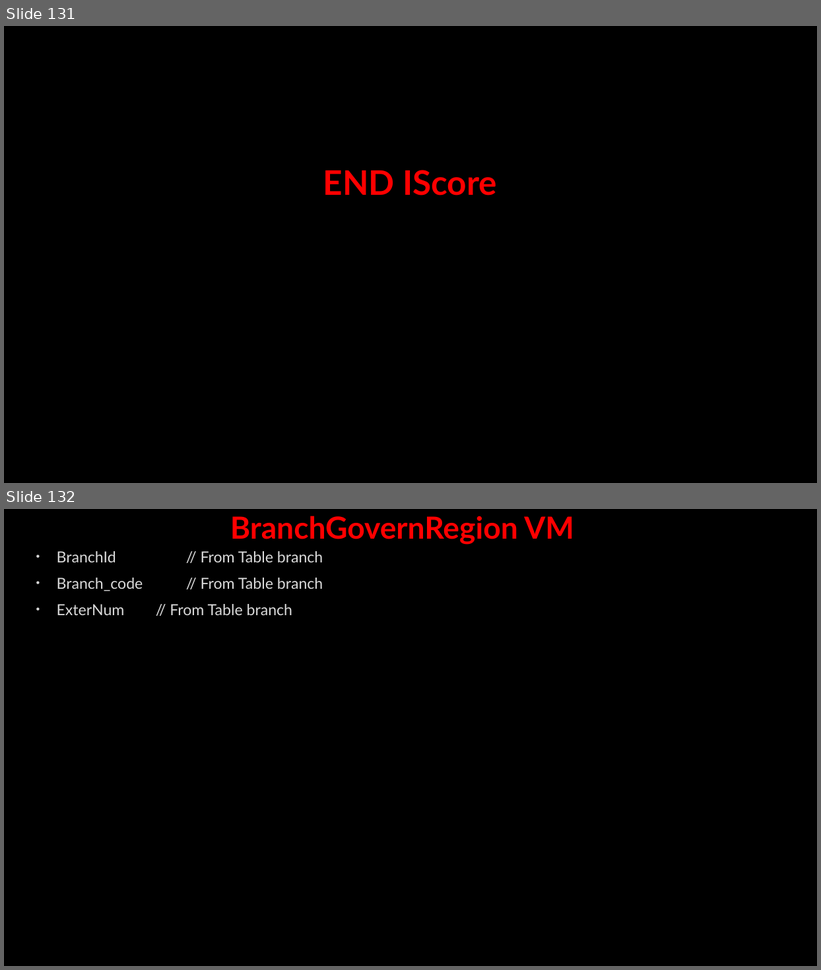
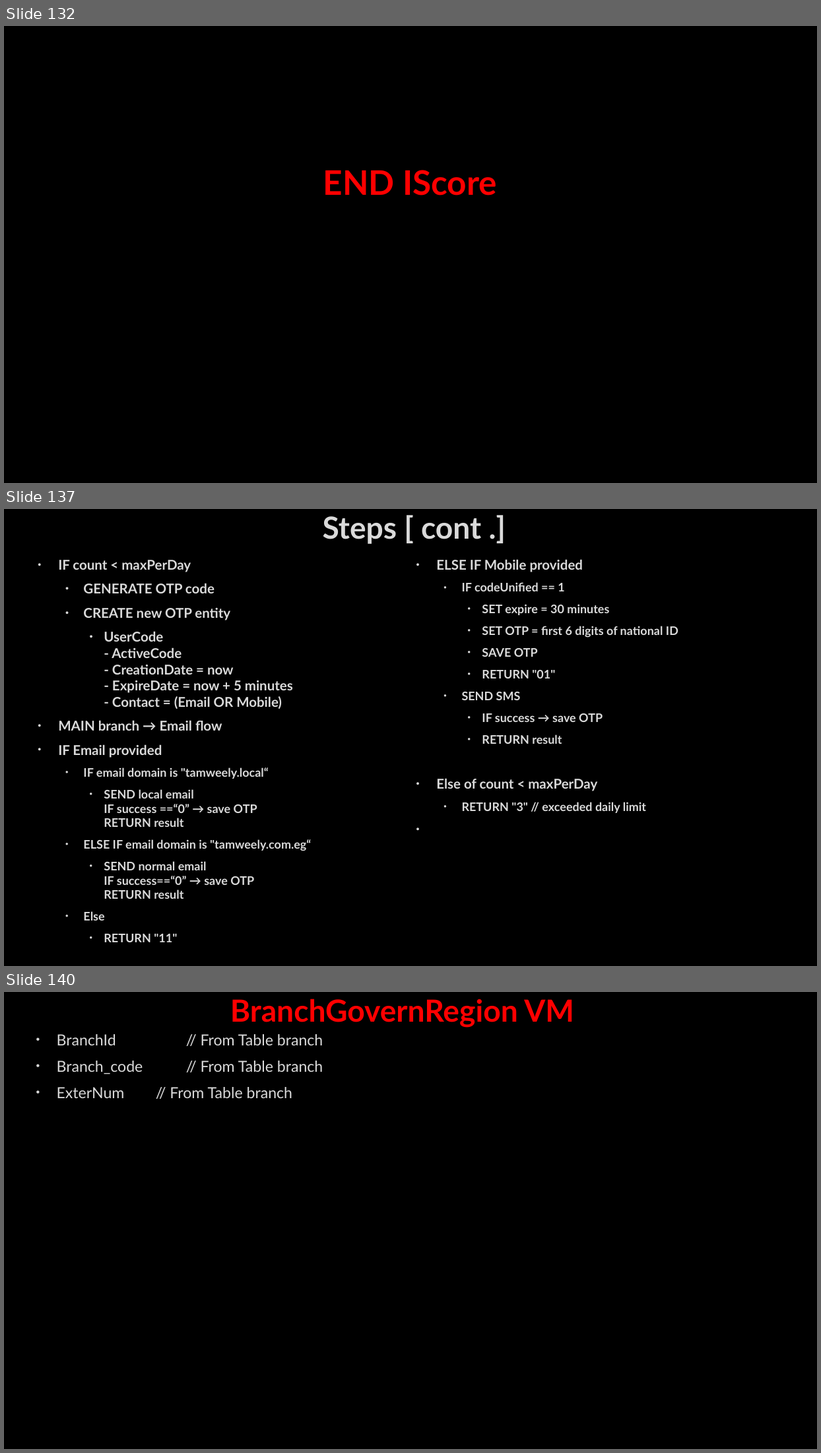
Before and after one commit to AhmedMohamedSamir1/Summary, a slide deck: Dot Net/Business.pptx. Shown one above the other, each under a label of ours: slides 131 and 132 before the commit, slides 132, 137 and 140 after it; the slides between them are not shown. The pictures are 821x970 and 821x1453 pixels, drawn with LibreOffice and Linux fonts; fonts in the diff are those of the drawing; background and template pictures are left out. Boxes give left, top, right and bottom in pixels: in the first picture for what was removed or moved away, otherwise in the second. Text is boxed around its words. In the diff, an @@ line names an element or a change of style, - is before the commit and + after.

```diff
--- a/Dot Net/Business.pptx
+++ b/Dot Net/Business.pptx
@@ slide 137 added at [4,509,817,966], background picture (left out) @@
@@ title added at [323,516,481,544], 36 pt, text #DADADA, bold @@
+Steps [ cont .]
@@ text added at [58,560,679,943], 14 pt, text #DADADA, bold @@
+• IF count < maxPerDay
+  • GENERATE OTP code
+  • CREATE new OTP entity
+    • UserCode
+      - ActiveCode
+      - CreationDate = now
+      - ExpireDate = now + 5 minutes
+      - Contact = (Email OR Mobile)
+• MAIN branch → Email flow
+• IF Email provided
+  • IF email domain is "tamweely.local“
+    • SEND local email
+      IF success ==“0” → save OTP
+      RETURN result
+  • ELSE IF email domain is "tamweely.com.eg“
+    • SEND normal email
+      IF success==“0” → save OTP
+      RETURN result
+  • Else
+    • RETURN "11"
+• ELSE IF Mobile provided
+  • IF codeUnified == 1
+    • SET expire = 30 minutes
+    • SET OTP = first 6 digits of national ID
+    • SAVE OTP
+    • RETURN "01"
+  • SEND SMS
+    • IF success → save OTP
+    • RETURN result
+• Else of count < maxPerDay
+  • RETURN "3" // exceeded daily limit
@@ what was slide 131 is now slide 132 @@
@@ what was slide 132 is now slide 140 @@
```
Also in this commit, not shown: 13 slides changed, 9 other slides added, 1 slide removed, 2 other files.
